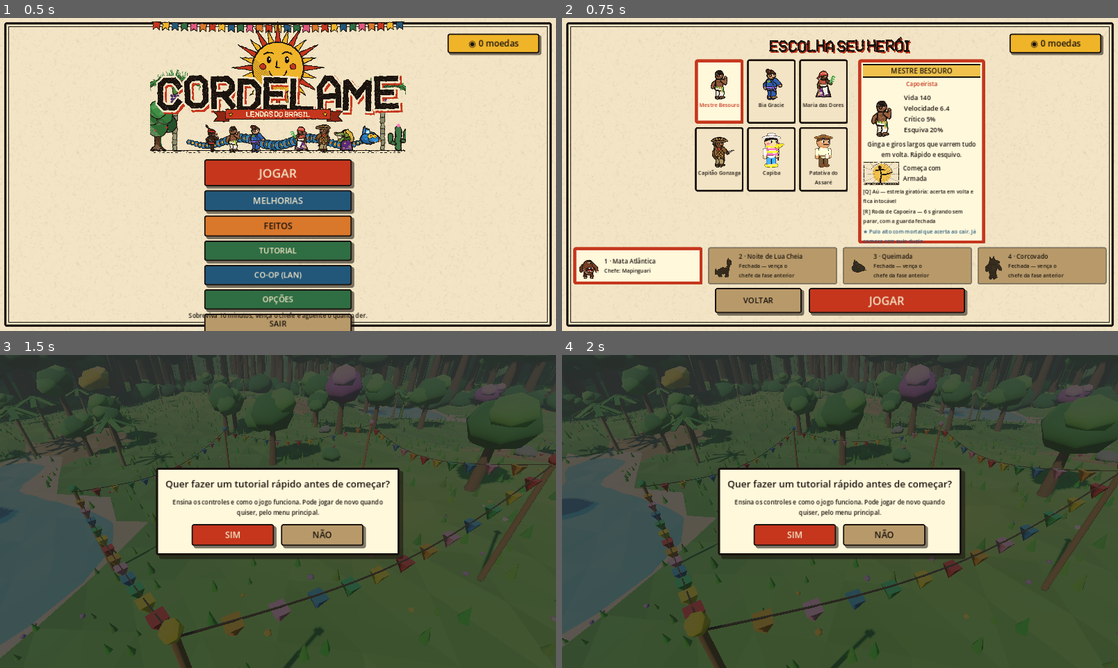
Above: before the commit, frames 1-4 (two rows, left to right).
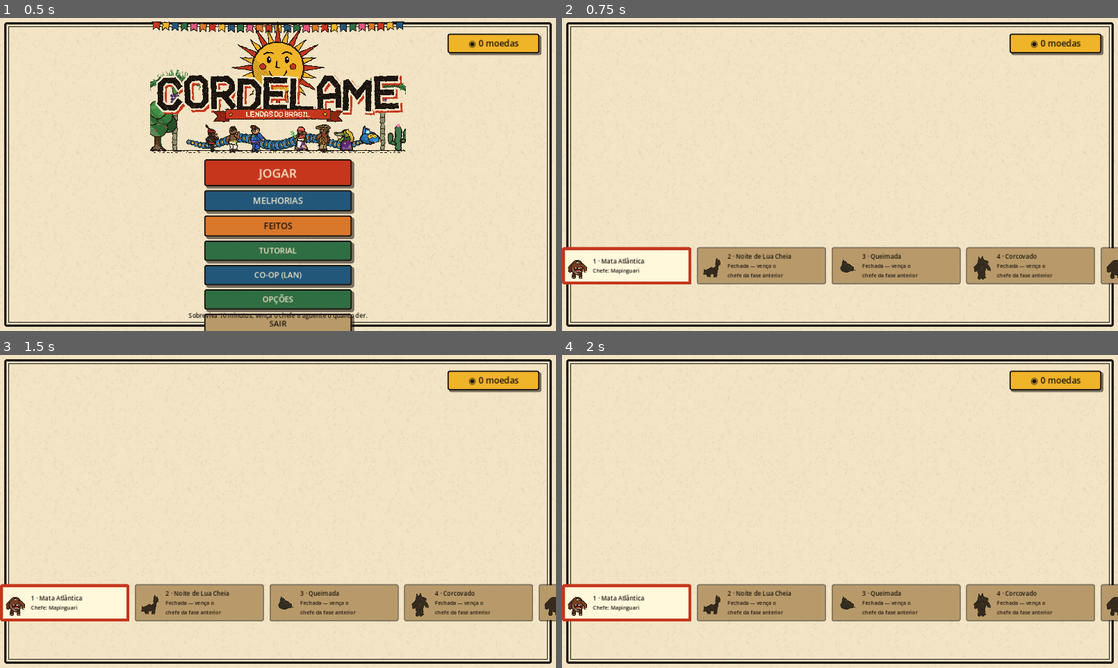
Above: after the commit, the same moments.

Repository: diogobennertz/cordel
Game: Godot game, scene res://scenes/World.tscn
Two runs of this game, one before a commit and one after it. Both use one fixed random seed, a clock stepped at 60 frames per second and the inputs below.
Inputs (mouse positions are in pixels of both pictures, inside the frame that each line leads up to):
- Up to frame 1 (0.5 s): no input
- Up to frame 2 (0.75 s): click "JOGAR" at 0.5 s
- Up to frame 3 (1.5 s): click (322, 636) at 1.25 s, where only the run before the commit has a clickable "JOGAR"
- Up to frame 4 (2 s): no input

Frame 1 is identical in both runs. In frame 2, 17% of the frame differs, in the area x 0-100%, y 6-96%; in frame 3, 93%; in frame 4, 93%, in the area x 0-100%, y 0-100%.

Commit message:
15 fases e chefão final: o Minhocão
- Expande de 4 para 15 fases, cada uma mais forte, com nomes de lugares do Brasil.
- Chefão final (fase 15): Minhocão, verme gigante com pisão, arrancada por baixo
  da terra e cuspe de fogo quando enfurecido.
- Fases do meio reaproveitam os chefes já existentes (Mapinguari, Mula, Boitatá,
  Cuca) com força crescente.

Co-Authored-By: Claude Sonnet 5 <noreply@anthropic.com>

Diff:
--- a/godot/scripts/Boneco.gd
+++ b/godot/scripts/Boneco.gd
@@ -390,6 +390,23 @@
 			Lib.cil(corpo, 0.0, 0.26, 1.0, Vector3(0, 2.25, 1.0), fogo2, 5, Vector3.ZERO, 3.0)
 			Lib.cil(corpo, 0.0, 0.16, 0.9, Vector3(0, 1.1, -1.05), fogo1, 5, Vector3(-2.0, 0, 0), 2.5)      # rabo de fogo
 			Lib.cx(corpo, Vector3(0.78, 0.08, 0.5), Vector3(0, 1.42, 0), Color(0.7, 0.1, 0.1))              # manta
+		"minhocao":     # o bicho fodão do fim: verme gigante de couro grosso
+			var t1 := Color(0.42, 0.3, 0.18); var t2 := Color(0.3, 0.21, 0.12)
+			cor_base = t1
+			corpo = Lib.pivo(self, Vector3.ZERO)
+			for i in range(14):                                                                             # corpo de verme bem comprido e grosso
+				var rs2 := 0.95 - i * 0.045
+				Lib.esf(corpo, rs2, Vector3(sin(i * 0.55) * 0.55, rs2 * 0.85, -0.3 - i * 0.78), t1 if i % 2 == 0 else t2, Vector3(1, 0.9, 1.15), 10, 1.0)
+				if i % 2 == 1:                                                                              # placas de couro no dorso
+					Lib.cx(corpo, Vector3(rs2 * 0.9, 0.12, rs2 * 1.1), Vector3(sin(i * 0.55) * 0.55, rs2 * 1.6, -0.3 - i * 0.78), Color(0.22, 0.15, 0.09))
+			Lib.esf(corpo, 1.15, Vector3(0, 1.1, 0.55), t1, Vector3(1.1, 1.0, 1.25), 12, 1.0)                # cabeção erguido
+			Lib.cx(corpo, Vector3(0.85, 0.5, 0.2), Vector3(0, 0.78, 1.25), Color(0.5, 0.08, 0.1))            # boca enorme escancarada
+			for k in range(6):                                                                              # dentões
+				var sxk := -1.0 if k % 2 == 0 else 1.0
+				Lib.cil(corpo, 0.0, 0.08, 0.26, Vector3(sxk * (0.1 + k / 2 * 0.22), 0.95 - (k / 2) * 0.1, 1.42), BRANCO, 4, Vector3(PI, 0, 0))
+			for sx in [-1.0, 1.0]:
+				Lib.esf(corpo, 0.14, Vector3(0.45 * sx, 1.5, 1.0), Color(1.0, 0.85, 0.15), Vector3(1, 1, 0.5), 8, 1.8)   # olhos pequenos, acesos
+				Lib.esf(corpo, 0.06, Vector3(0.45 * sx, 1.5, 1.08), PRETO, Vector3(0.5, 1.4, 0.4), 6)
 		"boitata":
 			var f1 := Color(1.0, 0.4, 0.05); var f2 := Color(1.0, 0.8, 0.15)
 			cor_base = f1
--- a/godot/scripts/Data.gd
+++ b/godot/scripts/Data.gd
@@ -136,6 +136,17 @@
 	{"nome": "Noite de Lua Cheia", "chefe": "mula", "chefe_nome": "MULA SEM CABEÇA", "chefe_titulo": "a Desembestada", "mult": 1.7, "luz": 1},
 	{"nome": "Queimada", "chefe": "boitata", "chefe_nome": "BOITATÁ", "chefe_titulo": "o Fogo que Corre", "mult": 2.6, "luz": 2},
 	{"nome": "Corcovado", "chefe": "lobisomem", "ataque": "mula", "chefe_nome": "LOBISOMEM", "chefe_titulo": "o Sétimo Filho", "mult": 3.6, "luz": 3, "cristo": true},
+	{"nome": "Pantanal", "chefe": "mapinguari", "chefe_nome": "MAPINGUARI DAS CHEIAS", "chefe_titulo": "o Fôlego do Pantanal", "mult": 4.8, "luz": 1},
+	{"nome": "Caatinga em Chamas", "chefe": "boitata", "chefe_nome": "BOITATÁ DA SECA", "chefe_titulo": "o Fogo que Não Apaga", "mult": 6.2, "luz": 2},
+	{"nome": "Serra da Cuca", "chefe": "cuca", "chefe_nome": "CUCA VELHA", "chefe_titulo": "a Que Não Dorme", "mult": 7.8, "luz": 3},
+	{"nome": "Encruzilhada da Meia-Noite", "chefe": "mula", "chefe_nome": "MULA SEM CABEÇA", "chefe_titulo": "a Foragida", "mult": 9.6, "luz": 0},
+	{"nome": "Chapada Diamantina", "chefe": "mapinguari", "chefe_nome": "MAPINGUARI DE PEDRA", "chefe_titulo": "o Gigante da Chapada", "mult": 11.6, "luz": 1},
+	{"nome": "Rio São Francisco", "chefe": "boitata", "chefe_nome": "BOITATÁ DO VELHO CHICO", "chefe_titulo": "a Cobra do Rio", "mult": 13.8, "luz": 2},
+	{"nome": "Ilha de Marajó", "chefe": "cuca", "chefe_nome": "CUCA DO MANGUEZAL", "chefe_titulo": "a Jacaré-Bruxa", "mult": 16.2, "luz": 3},
+	{"nome": "Lençóis Maranhenses", "chefe": "mula", "chefe_nome": "MULA DAS DUNAS", "chefe_titulo": "a Desembestada do Deserto", "mult": 18.8, "luz": 0},
+	{"nome": "Pampa Gaúcho", "chefe": "mapinguari", "chefe_nome": "MAPINGUARI DO SUL", "chefe_titulo": "o Último Gigante", "mult": 21.6, "luz": 1},
+	{"nome": "Serra do Mar", "chefe": "boitata", "chefe_nome": "BOITATÁ ANCESTRAL", "chefe_titulo": "a Chama Mais Velha", "mult": 24.6, "luz": 2},
+	{"nome": "Coração da Amazônia", "chefe": "minhocao", "chefe_nome": "MINHOCÃO", "chefe_titulo": "o Verme que Move Montanhas", "mult": 28.6, "luz": 1, "final": true},
 ]
 
 # Melhorias permanentes, compradas com moedas no arraial (fora da fase).
@@ -260,6 +271,9 @@
 	"boitata": {"nome": "Boitatá", "de": "A cobra de fogo — primeiro mito escrito no Brasil, em 1560",
 		"txt": "Cobra enorme feita de fogo que protege os campos de quem põe queimada. Sobreviveu a um grande dilúvio comendo os olhos dos bichos mortos, e de tanta luz que engoliu o corpo dela acendeu.",
 		"jeito": "Chefe: cospe bolas de fogo em leque."},
+	"minhocao": {"nome": "Minhocão", "de": "Avistado de verdade em jornais do interior de SP e PR, no século 19",
+		"txt": "Verme gigante de couro grosso que mora bem fundo na terra. Abre buracos enormes nas margens de rio, derruba árvores e engole o chão por onde passa. Diz a lenda que, quando ele se move de verdade, a terra inteira estremece.",
+		"jeito": "Chefão final: alterna pisão que estremece tudo e arrancada por baixo da terra; enfurecido, também cospe fogo de dentro do buraco."},
 }
 
 # Gente que aparece pelo mapa para AJUDAR (não são bichos: ninguém bate neles). Cada partida sorteia três.
--- a/godot/scripts/Enemy.gd
+++ b/godot/scripts/Enemy.gd
@@ -27,6 +27,8 @@
 var prep_t := 0.0
 var carga_t := 0.0
 var carga_dir := Vector3.ZERO
+var _vez_pisao := true   # minhocao: alterna entre pisão e arrancada
+var _fogo_t := 2.0       # minhocao: intervalo do cuspe de fogo quando enfurecido
 
 func setup(t: String, escala: float, destaque = null) -> void:
 	tipo = t
@@ -141,6 +143,37 @@
 				for i in range(-1, 2):
 					world.tiro_inimigo(global_position, dir.rotated(Vector3.UP, i * 0.32) * 9.0, dmg * 0.8)
 				boneco.atacar()
+		"minhocao":        # o bicho fodão do fim: alterna pisão e arrancada por baixo da terra; enfurecido, também cospe fogo
+			if carga_t > 0.0:
+				carga_t -= delta
+				position += carga_dir * 14.0 * delta
+				var r3 := Vector2(position.x, position.z)
+				if r3.length() > world.ARENA - 1.5:
+					r3 = r3.normalized() * (world.ARENA - 1.5); position.x = r3.x; position.z = r3.y; carga_t = 0.0
+				return true
+			if prep_t > 0.0:
+				prep_t -= delta
+				if prep_t <= 0.0:
+					if _vez_pisao:
+						world.efeito_chefe(global_position, 7.5); world.tremor = 0.9
+						if d < 7.5 and p.alt < 0.6: world.ferir_jogador(p, dmg * 2.0)
+					else:
+						carga_t = 1.3; carga_dir = to / d; boneco.rotation.y = atan2(carga_dir.x, carga_dir.z)
+				return true
+			if hab_t <= 0.0 and d < 11.0:
+				hab_t = 2.2 if furia else 4.0
+				_vez_pisao = not _vez_pisao
+				prep_t = 0.9; boneco.girar()
+				world.aviso_chefe(global_position, 7.5 if _vez_pisao else 2.5, "TREMOR!" if _vez_pisao else "ARRANCADA!")
+				return true
+			if furia:
+				_fogo_t -= delta
+				if _fogo_t <= 0.0 and d < 14.0:
+					_fogo_t = 1.8
+					var dirf := to / d
+					for i in range(-2, 3):
+						world.tiro_inimigo(global_position, dirf.rotated(Vector3.UP, i * 0.28) * 9.0, dmg * 0.6)
+					boneco.atacar()
 	return false
 
 const COR_CRIT := [Color(1, 1, 1), Color(1.0, 0.85, 0.2), Color(1.0, 0.55, 0.1), Color(1.0, 0.25, 0.3)]
--- a/godot/scripts/World.gd
+++ b/godot/scripts/World.gd
@@ -779,7 +779,7 @@
 	if not chefe_veio and time >= chefe_t:
 		chefe_veio = true; furia_t = Dados.FURIA_T
 		var f: Dictionary = Dados.FASES[fase]
-		chefe = _nascer(f["chefe"], forca, {"mapinguari": 2.6, "mula": 2.1, "boitata": 2.0}.get(f["chefe"], 2.1), null, true)
+		chefe = _nascer(f["chefe"], forca, {"mapinguari": 2.6, "mula": 2.1, "boitata": 2.0, "cuca": 1.8, "minhocao": 3.4}.get(f["chefe"], 2.1), null, true)
 		chefe.chefe_tipo = f.get("ataque", f["chefe"])
 		chefe.hp = 700.0 * forca; chefe.max_hp_cache = chefe.hp
 		chefe.dmg = 14.0 * sqrt(forca); chefe.speed = 2.7; chefe.xp_val = 60.0; chefe.moeda_val = 150.0
@@ -2196,13 +2196,13 @@
 # print dos três chefes lado a lado
 func _shot_chefe() -> void:
 	cam_fixa = true
-	var nomes := ["mapinguari", "mula", "boitata"]
-	for i in range(3):
+	var nomes := ["mapinguari", "mula", "boitata", "cuca", "minhocao"]
+	for i in range(nomes.size()):
 		var b := Boneco.criar(nomes[i]); add_child(b)
-		var x := (i - 1) * 4.2
+		var x := (i - 2) * 4.2
 		b.position = Vector3(x, Lib.h(x, 0), 0); b.rotation.y = 0.55; b.scale = Vector3(1.6, 1.6, 1.6)
-	var h0 := Boneco.criar("capoeirista"); add_child(h0); h0.position = Vector3(-6.6, Lib.h(-6.6, 0), 0.5); h0.rotation.y = 0.5
-	camera.fov = 42.0
-	camera.global_position = Vector3(-0.5, Lib.h(0, 0) + 3.0, 13.5)
+	var h0 := Boneco.criar("capoeirista"); add_child(h0); h0.position = Vector3(-10.8, Lib.h(-10.8, 0), 0.5); h0.rotation.y = 0.5
+	camera.fov = 65.0
+	camera.global_position = Vector3(-0.5, Lib.h(0, 0) + 4.5, 20.0)
 	camera.look_at(Vector3(-0.5, Lib.h(0, 0) + 1.7, 0), Vector3.UP)
 	_salvar("shot_chefes")
Not shown, removed: godot/shot_chefes.png.import
Not shown, changed: godot/LEIA-ME.md
